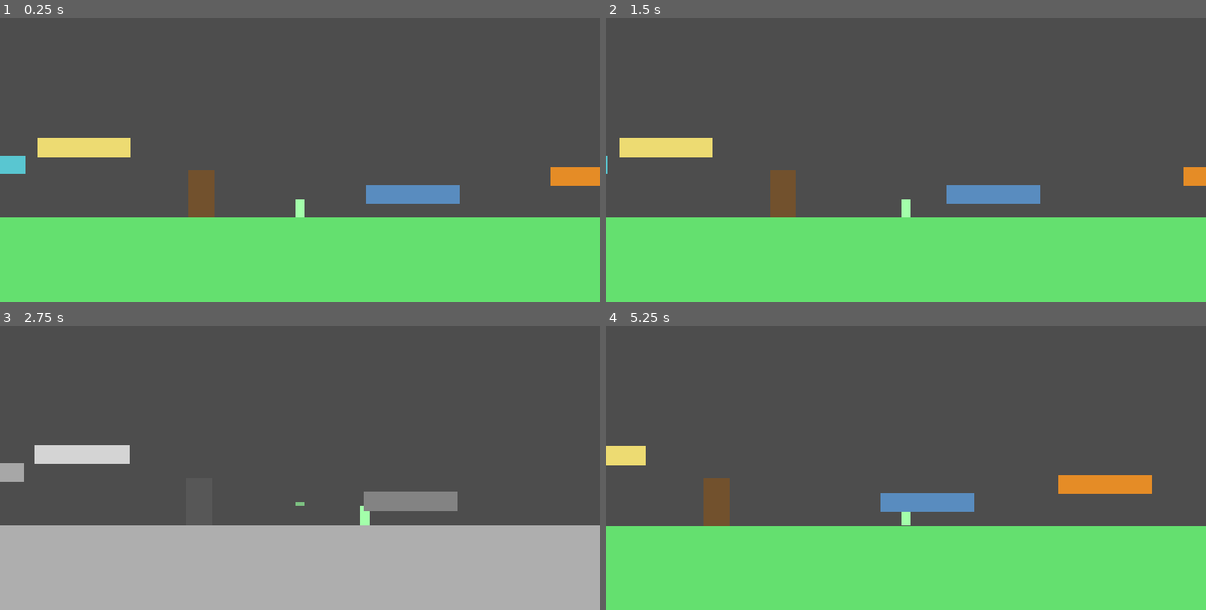
Above: before the commit, frames 1-4 (two rows, left to right).
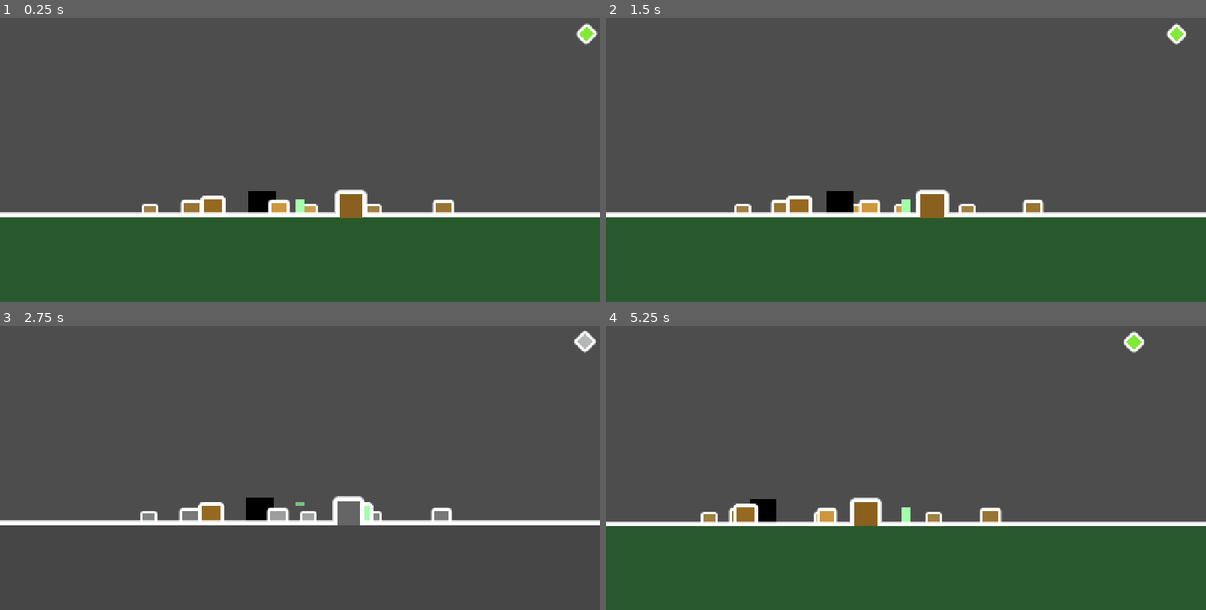
Above: after the commit, the same moments.

Repository: LZJ223/PICTOUR
Game: Godot game, scene res://Prototype_Game.tscn
Two runs of this game, one before a commit and one after it. Both use one fixed random seed, a clock stepped at 60 frames per second and the inputs below.
Inputs (mouse positions are in pixels of both pictures, inside the frame that each line leads up to):
- Up to frame 1 (0.25 s): no input
- Up to frame 2 (1.5 s): move the mouse to (1038, 117) at 0.52 s; hold Shift (UAV) 0.53-1.28 s; hold D (move_right) from 0.53 s (still down); tap Space (jump) at 0.77 s; move the mouse to (786, 151) at 1.27 s; tap Shift (UAV) at 1.35 s
- Up to frame 3 (2.75 s): tap Space (jump) at 1.52 s; move the mouse to (360, 368) at 2.02 s; release D (move_right) at 2.03 s; hold A (move_left) from 2.03 s (still down); hold V (eagle_eye) from 2.03 s (still down); tap Shift (UAV) at 2.3 s
- Up to frame 4 (5.25 s): move the mouse to (876, 507) at 2.77 s; release A (move_left) at 2.78 s; release V (eagle_eye) at 2.78 s; hold D (move_right) 2.78-4.28 s; click (876, 507) at 2.85 s; tap Space (jump) at 3.02, 3.77, 4.52 s; tap Shift (UAV) at 3.05, 4.35 s; move the mouse to (1086, 490) at 3.52 s; hold Shift (UAV) 3.53-4.28 s; move the mouse to (726, 391) at 4.27 s; hold A (move_left) 4.28-5.03 s; move the mouse to (936, 442) at 5.02 s; hold D (move_right) from 5.03 s (still down); hold V (eagle_eye) from 5.03 s (still down)

The runs differ from the first frame. In frame 1, 37% of the frame differs, in the area x 0-100%, y 1-100%; in frame 2, 36%; in frame 3, 36%; in frame 4, 36%.

Commit message:
全局滤镜更新（待调整）

Diff:
--- a/Component/Layer/Depth_Layer.gd
+++ b/Component/Layer/Depth_Layer.gd
@@ -1,17 +1,63 @@
 ## 此脚本挂载在Layer节点上，负责管理图层槽位，调用子物件进行视觉更新
 
 class_name DepthLayer
-extends Node2D
+extends CanvasGroup
 ## 图层信息
 @export var layer_id: int = 0
 @export var slot: int = 1
 
+var _filter_material: ShaderMaterial
+var _last_relative_depth: int = 999
+
 ## 初始化
 func _ready() -> void:
 	add_to_group("depth_layers")
+	_filter_material = material as ShaderMaterial
+	assert(_filter_material != null, "DepthLayer 需要使用图层滤镜 ShaderMaterial")
 
 ## 更新位置
 func apply_slot_state(anchor_position: Vector2) -> void:
+	var relative_depth: int = slot - Global.current_layer_index
+	if relative_depth != _last_relative_depth:
+		_apply_depth_filter(relative_depth)
+		_last_relative_depth = relative_depth
+
 	for child in get_children():
-		if child is Object:
+		if child is LayerObject:
 			child.apply_visual_transfer(anchor_position)
+
+## 根据图层与关卡层的距离，统一更新整层的后处理效果。
+func _apply_depth_filter(relative_depth: int) -> void:
+	if Global.level == null or _filter_material == null:
+		return
+	var front_distance: int = maxi(-relative_depth, 0)
+	var back_distance: int = maxi(relative_depth, 0)
+	var level: Level = Global.level
+	var blur: float = minf(
+		front_distance * level.foreground_blur_step,
+		level.maximum_blur_lod
+	)
+	var darkness: float = clampf(
+		front_distance * level.foreground_dark_step,
+		0.0,
+		0.6
+	)
+	var fog: float = clampf(
+		back_distance * level.background_fog_step,
+		0.0,
+		1.0
+	)
+	## CanvasGroup 作为整个图层的绘制单元，根节点负责层间排序。
+	z_index = (Global.layer_count - slot) * 100
+	## 只有前景模糊需要生成 mipmap，避免后景和关卡层承担无效开销。
+	use_mipmaps = front_distance > 0
+	_filter_material.set_shader_parameter("blur_lod", blur)
+	_filter_material.set_shader_parameter("darkness", darkness)
+	_filter_material.set_shader_parameter("fog_strength", fog)
+	_filter_material.set_shader_parameter("fog_color", level.background_fog_color)
+	_filter_material.set_shader_parameter("outline_color", level.layer_outline_color)
+	## 描边和图层使用同一缩放倍率，保持与物体轮廓一致的远近变化。
+	_filter_material.set_shader_parameter(
+		"outline_width_px",
+		level.layer_outline_width * Global.layer_scales[slot]
+	)
--- a/Component/Layer/Depth_Layer.tscn
+++ b/Component/Layer/Depth_Layer.tscn
@@ -2,8 +2,17 @@
 
 [ext_resource type="Script" uid="uid://d2d2ky3j05054" path="res://Component/Layer/Depth_Layer.gd" id="1_jhfs8"]
 [ext_resource type="PackedScene" uid="uid://cyx33qtjbsw34" path="res://Component/Object/Ground/Ground.tscn" id="2_wjutn"]
+[ext_resource type="Shader" uid="uid://bpirhpvanl2p1" path="res://Shader/Layer_Depth_Filter.gdshader" id="3_filter"]
 
-[node name="Layer" type="Node2D" unique_id=1112075574]
+[sub_resource type="ShaderMaterial" id="ShaderMaterial_depth_filter"]
+resource_local_to_scene = true
+shader = ExtResource("3_filter")
+
+[node name="Layer" type="CanvasGroup" unique_id=1112075574]
+material = SubResource("ShaderMaterial_depth_filter")
+use_mipmaps = true
+fit_margin = 32.0
+clear_margin = 32.0
 script = ExtResource("1_jhfs8")
 
 [node name="Ground" parent="." unique_id=629838226 instance=ExtResource("2_wjutn")]
--- a/Component/Object/Layer_Object.gd
+++ b/Component/Object/Layer_Object.gd
@@ -18,7 +18,7 @@
 var shadow_box: Array[Polygon2D] = []
 var shadow_visual: Array[Polygon2D] = []
 var shadow_active: Array[bool] = []
-const _EAGLE_SHADER := preload("res://Component/Visual/Eagle_Eye_Grayscale.gdshader")
+const _EAGLE_SHADER := preload("res://Shader/Eagle_Eye_Grayscale.gdshader")
 static var _eagle_gray_material: ShaderMaterial
 
 ## 初始化
@@ -46,9 +46,8 @@
 	visual_root.scale = collision_box.scale * scaling
 	visual_root.position = (anchor_position - position) * (1 - scaling)
 
-## 更新图层深度
+## 更新物体所属图层状态
 func update_layer_slot() -> void:
-	visual_root.z_index = (Global.layer_count - owner_layer.slot) * 100
 	collision_layer = 0
 	collision_mask = 0
 	self.set_collision_layer_value(owner_layer.layer_id + 1, true)
--- a/Component/Object/Shadowed_Geometry/Shadowed_Geometry.gd
+++ b/Component/Object/Shadowed_Geometry/Shadowed_Geometry.gd
@@ -15,11 +15,14 @@
 			shadow_active.append(false)
 			shadow_temp = shadow.duplicate()
 			add_child(shadow_temp)
+			## 影子仍按投射目标层独立排序，不被投影物体所在的 CanvasGroup 改写深度。
+			shadow_temp.z_as_relative = false
 			shadow_temp.z_index = (Global.layer_count - shadow_layer) * 100 + 50
 			shadow_temp.visible = false
 			shadow_box.append(shadow_temp)
 			shadow_temp = shadow.duplicate()
 			add_child(shadow_temp)
+			shadow_temp.z_as_relative = false
 			shadow_temp.z_index = (Global.layer_count - shadow_layer) * 100 + 50
 			shadow_temp.visible = false
 			shadow_visual.append(shadow_temp)
--- a/Level/Level.gd
+++ b/Level/Level.gd
@@ -6,6 +6,22 @@
 @export var layer_count: int = 4
 @export var layer_scale: float = 0.8
 @export var current_layer_index: int = 1
+
+@export_group("图层滤镜")
+## 每向关卡层前方移动一层增加的模糊等级
+@export_range(0.0, 4.0, 0.1) var foreground_blur_step: float = 1.0
+## 前景图层附带的轻微压暗强度
+@export_range(0.0, 0.5, 0.01) var foreground_dark_step: float = 0.08
+## 每向关卡层后方移动一层增加的雾浓度
+@export_range(0.0, 1.0, 0.01) var background_fog_step: float = 0.18
+## 雾颜色；Alpha 参与控制最终混合强度
+@export var background_fog_color: Color = Color(0.75, 0.82, 0.78, 0.8)
+## 限制最大模糊，防止前景完全丢失轮廓
+@export_range(0.0, 4.0, 0.1) var maximum_blur_lod: float = 3.0
+## 整层合成后的外描边颜色；Alpha 控制描边透明度
+@export var layer_outline_color: Color = Color.WHITE
+## 关卡层的描边基准宽度，其余图层会按照图层倍率同步缩放
+@export_range(0.0, 8.0, 0.5) var layer_outline_width: float = 3.0
 
 ## 向Global写入关卡参数
 func write_to_global() -> void:
--- a/Level/Prototype_Level.tscn
+++ b/Level/Prototype_Level.tscn
@@ -4,17 +4,48 @@
 [ext_resource type="Script" uid="uid://5bmlk8dfo5uf" path="res://Level/Level.gd" id="1_xrs3t"]
 [ext_resource type="PackedScene" uid="uid://bd2e8t8vka0ac" path="res://Component/Object/Box/Box.tscn" id="2_lrx2v"]
 [ext_resource type="PackedScene" uid="uid://bopxiokiwukv1" path="res://Component/Object/Goal/Goal.tscn" id="3_jc4bg"]
+[ext_resource type="Shader" uid="uid://bpirhpvanl2p1" path="res://Shader/Layer_Depth_Filter.gdshader" id="3_qouki"]
 [ext_resource type="PackedScene" uid="uid://cabe2ddgr2o0l" path="res://Component/Object/Shadowed_Geometry/Shadowed_Geometry.tscn" id="5_5eqqv"]
+
+[sub_resource type="ShaderMaterial" id="ShaderMaterial_tfeex"]
+resource_local_to_scene = true
+shader = ExtResource("3_qouki")
+shader_parameter/blur_lod = 0.0
+shader_parameter/darkness = 0.0
+shader_parameter/fog_color = Color(0.75, 0.82, 0.78, 0.8)
+shader_parameter/fog_strength = 0.0
+
+[sub_resource type="ShaderMaterial" id="ShaderMaterial_vhgbe"]
+resource_local_to_scene = true
+shader = ExtResource("3_qouki")
+shader_parameter/blur_lod = 0.0
+shader_parameter/darkness = 0.0
+shader_parameter/fog_color = Color(0.75, 0.82, 0.78, 0.8)
+shader_parameter/fog_strength = 0.0
+
+[sub_resource type="ShaderMaterial" id="ShaderMaterial_l7ftx"]
+resource_local_to_scene = true
+shader = ExtResource("3_qouki")
+shader_parameter/blur_lod = 0.0
+shader_parameter/darkness = 0.0
+shader_parameter/fog_color = Color(0.75, 0.82, 0.78, 0.8)
+shader_parameter/fog_strength = 0.0
+
+[sub_resource type="ShaderMaterial" id="ShaderMaterial_w55a4"]
+resource_local_to_scene = true
+shader = ExtResource("3_qouki")
+shader_parameter/blur_lod = 0.0
+shader_parameter/darkness = 0.0
+shader_parameter/fog_color = Color(0.75, 0.82, 0.78, 0.8)
+shader_parameter/fog_strength = 0.0
 
 [node name="PrototypeLevel" type="Node2D" unique_id=1182049839]
 script = ExtResource("1_xrs3t")
 
 [node name="Layer3" parent="." unique_id=1104449370 instance=ExtResource("1_njsva")]
+material = SubResource("ShaderMaterial_tfeex")
 layer_id = 3
 slot = 3
-
-[node name="Polygon2D" parent="Layer3/Ground/VisualRoot" parent_id_path=PackedInt32Array(1104449370, 629838226, 817137210) index="0" unique_id=486029332]
-color = Color(0.1215, 0.27, 0.133875, 1)
 
 [node name="Box" parent="Layer3" unique_id=1005985776 instance=ExtResource("2_lrx2v")]
 position = Vector2(168, 500)
@@ -29,11 +60,9 @@
 position = Vector2(542, 500)
 
 [node name="Layer2" parent="." unique_id=1568737787 instance=ExtResource("1_njsva")]
+material = SubResource("ShaderMaterial_vhgbe")
 layer_id = 2
 slot = 2
-
-[node name="Polygon2D" parent="Layer2/Ground/VisualRoot" parent_id_path=PackedInt32Array(1568737787, 629838226, 817137210) index="0" unique_id=486029332]
-color = Color(0.198, 0.44, 0.21816663, 1)
 
 [node name="Box" parent="Layer2" unique_id=775469374 instance=ExtResource("2_lrx2v")]
 position = Vector2(1050, 500)
@@ -48,28 +77,20 @@
 position = Vector2(612, 500)
 
 [node name="Layer1" parent="." unique_id=1836359811 instance=ExtResource("1_njsva")]
+material = SubResource("ShaderMaterial_l7ftx")
 layer_id = 1
-
-[node name="Polygon2D" parent="Layer1/Ground/VisualRoot" parent_id_path=PackedInt32Array(1836359811, 629838226, 817137210) index="0" unique_id=486029332]
-color = Color(0.288, 0.64, 0.31733328, 1)
 
 [node name="Box" parent="Layer1" unique_id=1229236693 instance=ExtResource("2_lrx2v")]
 position = Vector2(482, 500)
 
 [node name="Layer0" parent="." unique_id=1112075574 instance=ExtResource("1_njsva")]
+material = SubResource("ShaderMaterial_w55a4")
 slot = 0
-
-[node name="Polygon2D" parent="Layer0/Ground/VisualRoot" parent_id_path=PackedInt32Array(1112075574, 629838226, 817137210) index="0" unique_id=486029332]
-color = Color(0.396, 0.88, 0.43633327, 1)
 
 [node name="Box" parent="Layer0" unique_id=289244368 instance=ExtResource("2_lrx2v")]
 position = Vector2(755, 500)
 
 [editable path="Layer3"]
-[editable path="Layer3/Ground"]
 [editable path="Layer2"]
-[editable path="Layer2/Ground"]
 [editable path="Layer1"]
-[editable path="Layer1/Ground"]
 [editable path="Layer0"]
-[editable path="Layer0/Ground"]
--- a/Prototype_Game.tscn
+++ b/Prototype_Game.tscn
@@ -1,13 +1,13 @@
 [gd_scene format=3 uid="uid://bpeywtosj468q"]
 
+[ext_resource type="PackedScene" uid="uid://clyqats0d1enx" path="res://Level/Prototype_Level.tscn" id="1_apf1e"]
 [ext_resource type="Script" uid="uid://b07lcsdd0i6dv" path="res://System_Script/Layer_Controller_System.gd" id="1_layer"]
 [ext_resource type="PackedScene" uid="uid://ch17qkfauofft" path="res://Component/Player/Player.tscn" id="2_d1kw5"]
-[ext_resource type="PackedScene" uid="uid://drunnjs1qa8ni" path="res://Level/Level_01_BeastForest.tscn" id="3_d1kw5"]
 [ext_resource type="Script" uid="uid://c2t31v7eb34te" path="res://System_Script/Shadow_Controller_System.gd" id="4_shadow"]
 
 [node name="Node2D" type="Node2D" unique_id=1565919311]
 
-[node name="Level" parent="." unique_id=17966447 instance=ExtResource("3_d1kw5")]
+[node name="Level" parent="." unique_id=1182049839 instance=ExtResource("1_apf1e")]
 
 [node name="Player" parent="." unique_id=892840010 instance=ExtResource("2_d1kw5")]
 position = Vector2(668, 520)
--- /dev/null
+++ b/Shader/Layer_Depth_Filter.gdshader
@@ -0,0 +1,74 @@
+shader_type canvas_item;
+render_mode unshaded;
+
+// CanvasGroup 会先把整个图层绘制到后备缓冲，再执行本材质。
+// mipmap LOD 用于低成本的前景模糊。
+uniform sampler2D screen_texture :
+	hint_screen_texture,
+	repeat_disable,
+	filter_linear_mipmap;
+
+uniform float blur_lod = 0.0;
+uniform float darkness = 0.0;
+uniform vec4 fog_color : source_color = vec4(0.75, 0.82, 0.78, 0.8);
+uniform float fog_strength = 0.0;
+uniform vec4 outline_color : source_color = vec4(1.0);
+uniform float outline_width_px : hint_range(0.0, 8.0, 0.5) = 3.0;
+
+const int OUTLINE_SAMPLE_COUNT = 16;
+const float OUTLINE_TAU = 6.28318530718;
+
+// 在完成模糊后的整层 Alpha 外围采样，得到最终画面的外描边遮罩。
+float get_outline_alpha(vec2 uv, float center_alpha, float sample_lod) {
+	if (outline_width_px <= 0.0 || center_alpha >= 0.9999) {
+		return 0.0;
+	}
+
+	float surrounding_alpha = 0.0;
+	vec2 screen_pixel_size = 1.0 / vec2(textureSize(screen_texture, 0));
+	for (int index = 0; index < OUTLINE_SAMPLE_COUNT; index++) {
+		float angle = OUTLINE_TAU * float(index) / float(OUTLINE_SAMPLE_COUNT);
+		vec2 direction = vec2(cos(angle), sin(angle));
+		vec2 offset = direction * outline_width_px * screen_pixel_size;
+		float sample_alpha = textureLod(screen_texture, uv + offset, sample_lod).a;
+		surrounding_alpha = max(surrounding_alpha, sample_alpha);
+	}
+
+	// 减去当前像素的 Alpha，确保描边只出现在图层外部。
+	return max(surrounding_alpha - center_alpha, 0.0);
+}
+
+void fragment() {
+	vec4 color = textureLod(screen_texture, SCREEN_UV, blur_lod);
+
+	// CanvasGroup 使用预乘 Alpha；混色前恢复原始 RGB，避免透明边缘发黑。
+	if (color.a > 0.0001) {
+		color.rgb /= color.a;
+	}
+
+	// 前景以模糊为主，并附带少量压暗。
+	color.rgb *= 1.0 - darkness;
+
+	// SCREEN_UV.y 从画面顶部的 0 线性增加到底部的 1。
+	float fog_gradient = SCREEN_UV.y;
+	float fog_amount = clamp(
+		fog_gradient * fog_strength * fog_color.a,
+		0.0,
+		1.0
+	);
+	color.rgb = mix(color.rgb, fog_color.rgb, fog_amount);
+
+	// 使用滤镜处理后的轮廓生成白边，再将其合成到最终图层下方。
+	float outline_alpha = get_outline_alpha(SCREEN_UV, color.a, blur_lod) * outline_color.a;
+	float combined_alpha = color.a + outline_alpha * (1.0 - color.a);
+	vec3 combined_rgb = vec3(0.0);
+	if (combined_alpha > 0.0001) {
+		combined_rgb = (
+			color.rgb * color.a
+			+ outline_color.rgb * outline_alpha * (1.0 - color.a)
+		) / combined_alpha;
+	}
+
+	// 保留 CanvasGroup 原有的调制与透明度行为。
+	COLOR *= vec4(combined_rgb, combined_alpha);
+}
Renamed: Component/Visual/Eagle_Eye_Grayscale.gdshader -> Shader/Eagle_Eye_Grayscale.gdshader
Renamed: Component/Visual/Eagle_Eye_Grayscale.gdshader.uid -> Shader/Eagle_Eye_Grayscale.gdshader.uid
Not shown, added: Shader/Layer_Depth_Filter.gdshader.uid
Not shown, added: Project_Logs/开发日志_2026-10-11.md
